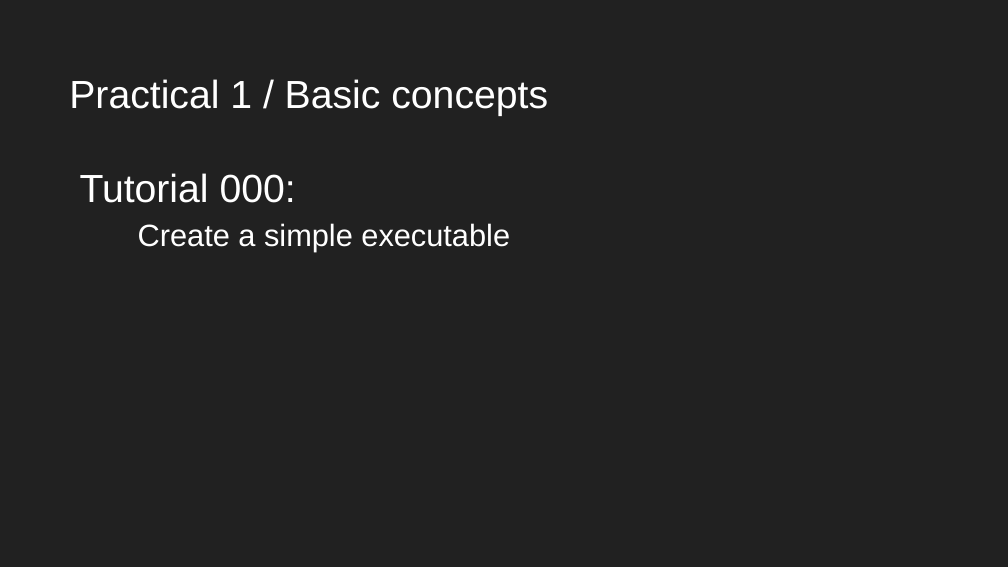
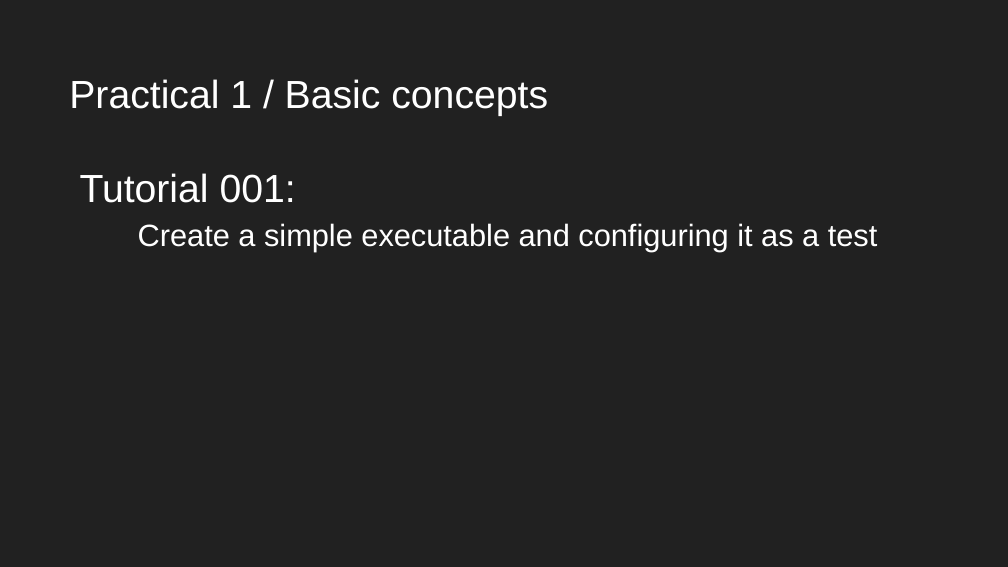
Before and after one commit to 0xz/cmake_survival, a slide deck: slide 17 of PHENICS_i2i_cmake_survival_2026.ppt (slide 16 before the commit). Drawn at 1008x567 pixels with LibreOffice and Linux fonts; fonts in the diff are those of the drawing. Boxes give left, top, right and bottom in pixels: in the first picture for what was removed or moved away, otherwise in the second. Text is boxed around its words. In the diff, an @@ line names an element or a change of style, - is before the commit and + after.

```diff
--- a/PHENICS_i2i_cmake_survival_2026.ppt
+++ b/PHENICS_i2i_cmake_survival_2026.ppt
@@ text at [69,79,878,252]: text changed; size 28 to 22 pt @@
-Practical 1 / Basic concepts
-Tutorial 000:
-Create a simple executable
+Practical 1 / Basic concepts
+Tutorial 001:
+Create a simple executable and configuring it as a test
```
Also in this commit, not shown: 5 other slides changed, 1 slide added, 21 other files.
